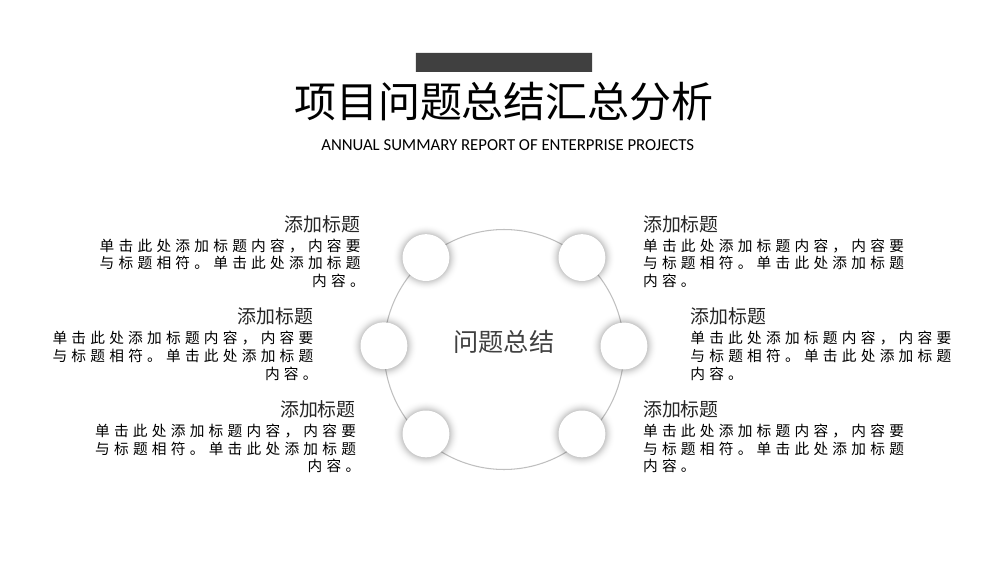
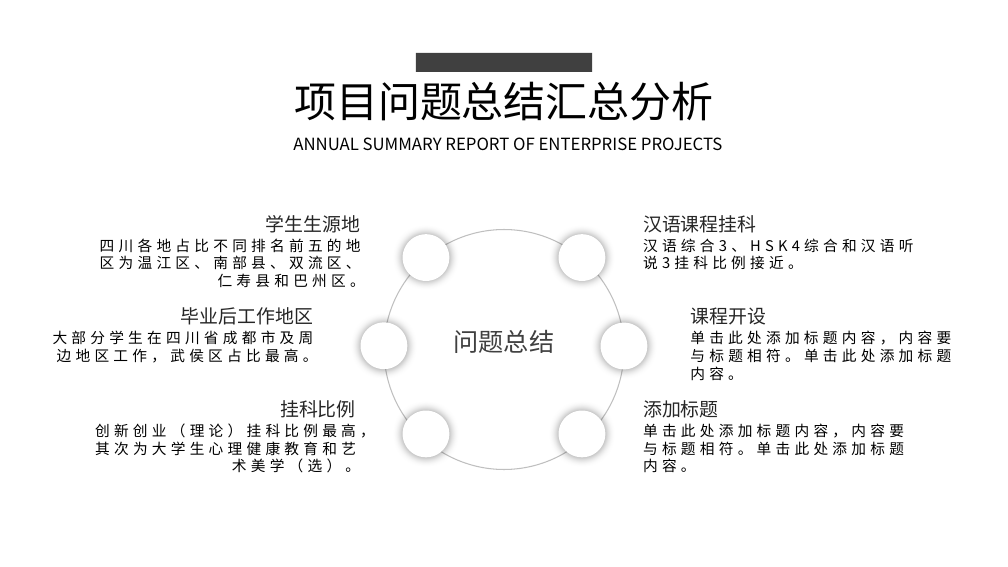
Before and after one commit to 1802024110/School-Assignment, a slide deck: slide 14 of BigData/分析.pptx (slide 28 before the commit). Drawn at 1008x567 pixels with LibreOffice and Linux fonts; fonts in the diff are those of the drawing. Boxes give left, top, right and bottom in pixels: in the first picture for what was removed or moved away, otherwise in the second. Text is boxed around its words. In the diff, an @@ line names an element or a change of style, - is before the commit and + after.

```diff
--- a/BigData/分析.pptx
+++ b/BigData/分析.pptx
@@ text "ANNUAL SUMMARY REPORT OF ENTERPRISE ..." at bbox=[293, 137, 722, 151]: font Calibri to Noto Sans CJK SC @@
@@ text at bbox=[100, 238, 365, 287]: text changed; font Calibri to Noto Sans CJK SC @@
-单击此处添加标题内容，内容要与标题相符。单击此处添加标题内容。
+四川各地占比不同排名前五的地区为温江区、南部县、双流区、仁寿县和巴州区。
@@ text at bbox=[266, 215, 360, 233]: text changed; font Calibri to Noto Sans CJK SC @@
-添加标题
+学生生源地
@@ text at bbox=[643, 238, 913, 269]: text changed; font Calibri to Noto Sans CJK SC @@
-单击此处添加标题内容，内容要与标题相符。单击此处添加标题内容。
+汉语综合3、HSK4综合和汉语听说3挂科比例接近。
@@ text at bbox=[643, 215, 756, 233]: text changed; font Calibri to Noto Sans CJK SC @@
-添加标题
+汉语课程挂科
@@ text at bbox=[181, 307, 313, 325]: text changed; font Calibri to Noto Sans CJK SC @@
-添加标题
+毕业后工作地区
@@ text "单击此处添加标题内容，内容要与标题相符。单击此处添加标题内容。" at bbox=[690, 330, 952, 381]: font Calibri to Noto Sans CJK SC @@
@@ text at bbox=[690, 307, 766, 325]: text changed; font Calibri to Noto Sans CJK SC @@
-添加标题
+课程开设
@@ text at bbox=[53, 330, 317, 363]: text changed; font Calibri to Noto Sans CJK SC @@
-单击此处添加标题内容，内容要与标题相符。单击此处添加标题内容。
+大部分学生在四川省成都市及周边地区工作，武侯区占比最高。
@@ text at bbox=[280, 400, 356, 418]: text changed; font Calibri to Noto Sans CJK SC @@
-添加标题
+挂科比例
@@ text at bbox=[95, 423, 375, 473]: text changed; font Calibri to Noto Sans CJK SC @@
-单击此处添加标题内容，内容要与标题相符。单击此处添加标题内容。
+创新创业（理论）挂科比例最高，其次为大学生心理健康教育和艺术美学（选）。
```
Also in this commit, not shown: 4 other slides changed, 2 slides added, 17 slides removed, 5 other files.
